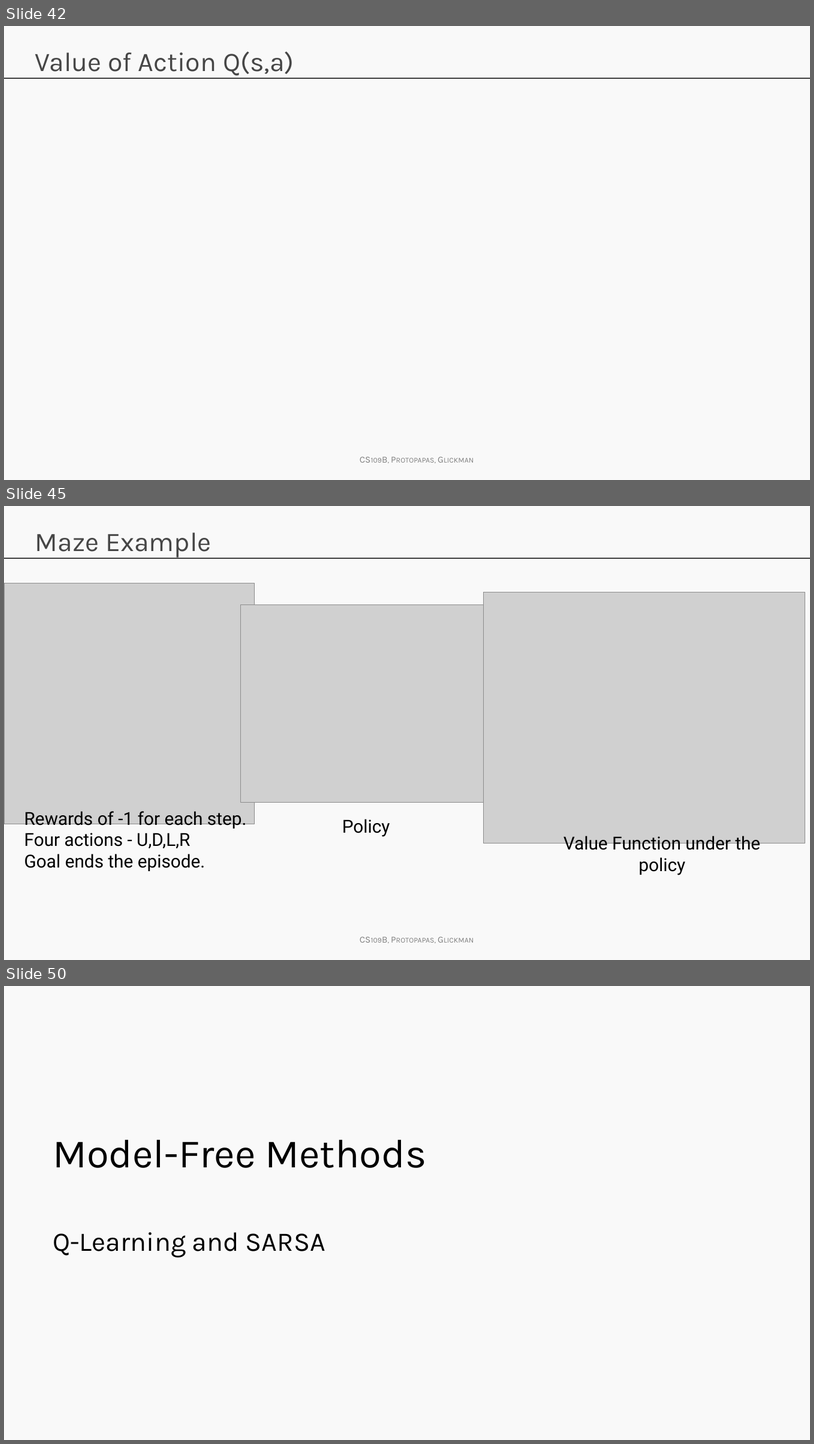
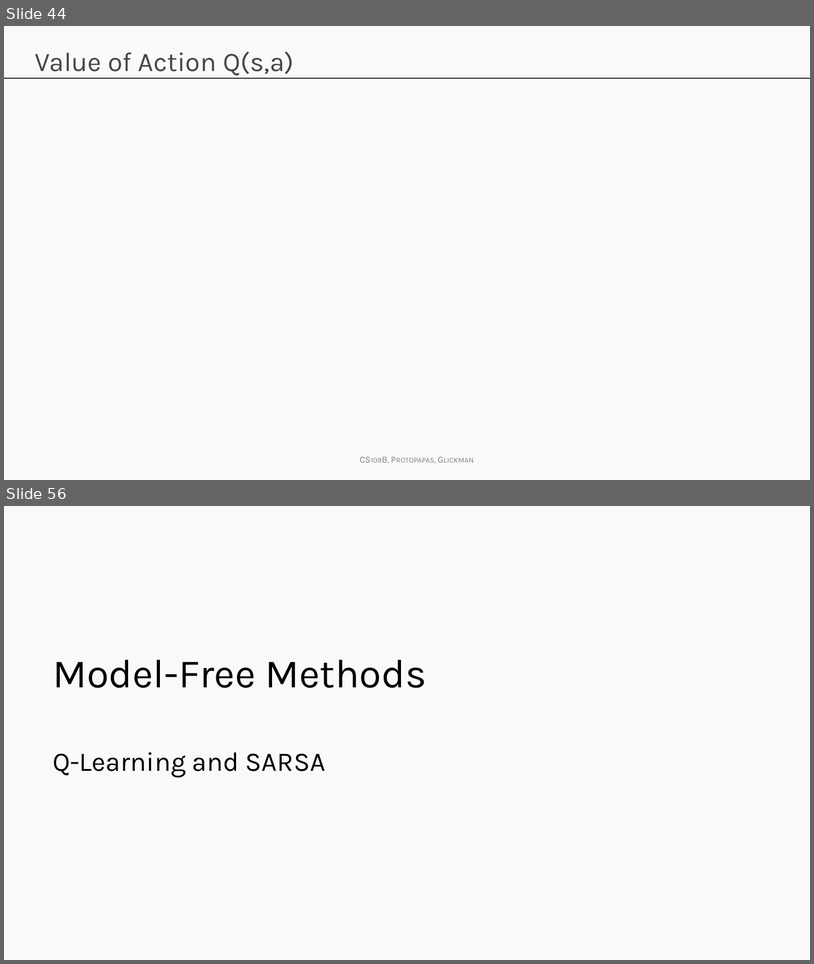
Before and after one commit to Harvard-IACS/2019-CS109B, a slide deck: content/lectures/lecture14/presentation/cs109b_lecture14_RL.pptx. Shown one above the other, each under a label of ours: slides 42, 45 and 50 before the commit, slides 44 and 56 after it; the slides between them are not shown. The pictures are 814x1444 and 814x964 pixels, drawn with LibreOffice and Linux fonts; fonts in the diff are those of the drawing; grey boxes stand for pictures; background and template pictures are left out. Boxes give left, top, right and bottom in pixels: in the first picture for what was removed or moved away, otherwise in the second. Text is boxed around its words. In the diff, an @@ line names an element or a change of style, - is before the commit and + after.

```diff
--- a/content/lectures/lecture14/presentation/cs109b_lecture14_RL.pptx
+++ b/content/lectures/lecture14/presentation/cs109b_lecture14_RL.pptx
@@ slide 45 removed at (4, 506, 810, 960), background #F9F9F9; not listed: 2 template elements that a slide beside it also shows @@
@@ title removed at (35, 532, 211, 558) @@
-Maze Example
@@ picture removed at (4, 583, 255, 824) @@
@@ picture removed at (484, 592, 806, 843) @@
@@ picture removed at (241, 604, 496, 802) @@
@@ text removed at (24, 811, 246, 871) @@
-Rewards of -1 for each step.
-Four actions - U,D,L,R
-Goal ends the episode.
@@ text removed at (342, 819, 390, 837) @@
-Policy
@@ text removed at (564, 835, 761, 875) @@
-Value Function under the policy
@@ what was slide 42 is now slide 44 @@
@@ what was slide 50 is now slide 56 @@
```
Also in this commit, not shown: 5 slides changed, 8 slides added, 1 other slide removed, 1 other file.
